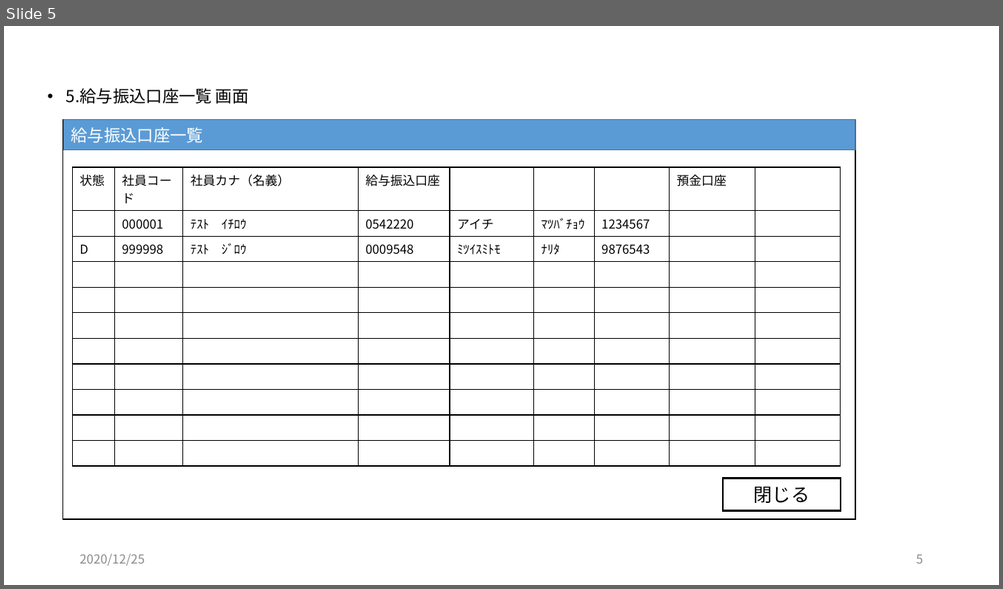
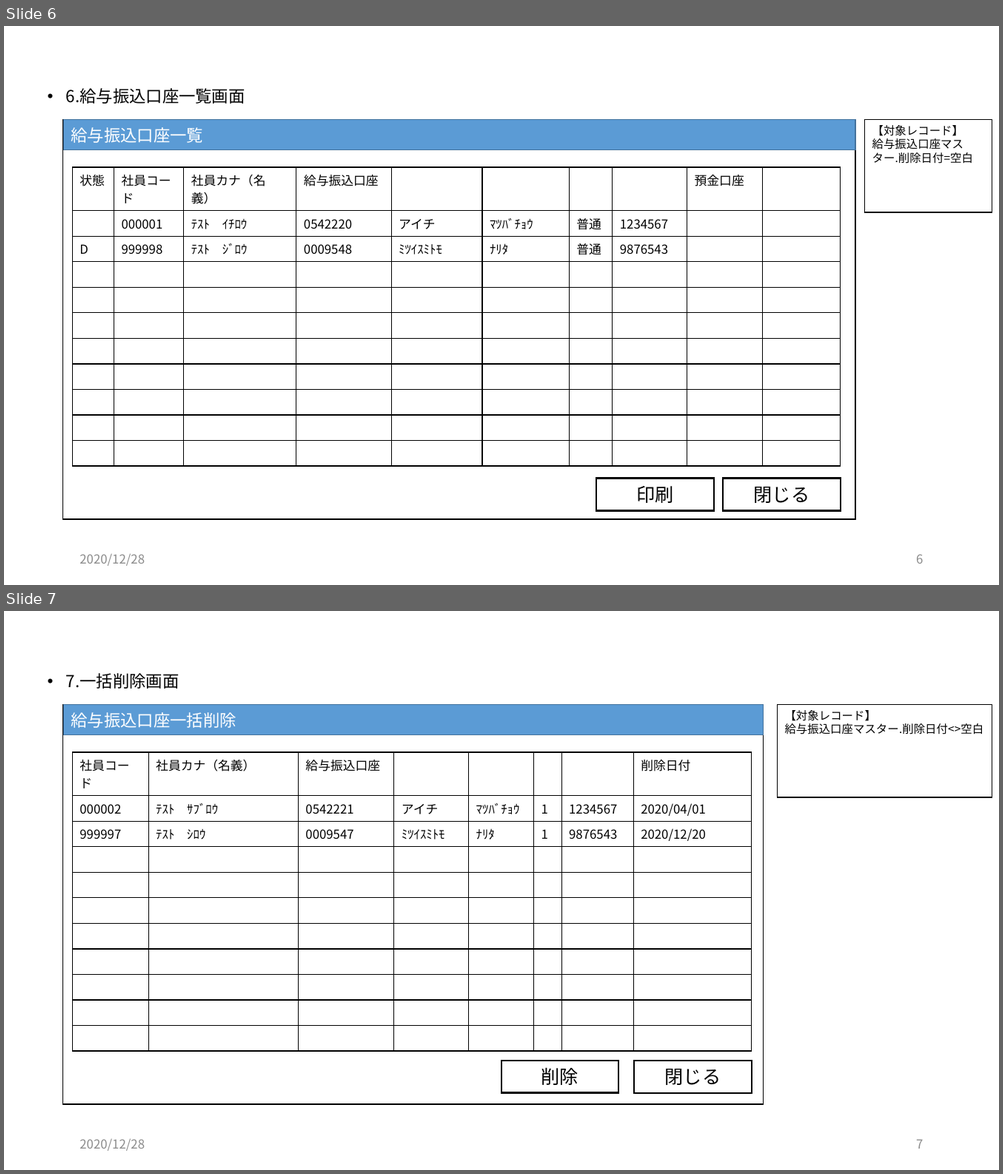
Before and after one commit to zaimuVB/zaimu, a slide deck: Doc/2.UI/経理DB/画面イメージ（経理DB）.pptx. Shown one above the other, each under a label of ours: slide 5 before the commit, slides 6 and 7 after it. The pictures are 1003x589 and 1003x1174 pixels, drawn with LibreOffice and Linux fonts; fonts in the diff are those of the drawing. Boxes give left, top, right and bottom in pixels: in the first picture for what was removed or moved away, otherwise in the second. Text is boxed around its words. In the diff, an @@ line names an element or a change of style, - is before the commit and + after.

```diff
--- a/Doc/2.UI/経理DB/画面イメージ（経理DB）.pptx
+++ b/Doc/2.UI/経理DB/画面イメージ（経理DB）.pptx
@@ slide 7 added at box(4, 611, 999, 1170), background #FFFFFF @@
@@ text added at box(66, 673, 179, 689), 16 pt, text #000000 @@
+• 7.一括削除画面
@@ rectangle added at box(63, 705, 762, 1105), outline #000000 1 pt @@
@@ rectangle added at box(64, 705, 762, 735), fill #5B9BD5, outline #43739E 1 pt, 16 pt, text #FFFFFF @@
+給与振込口座一括削除
@@ rectangle added at box(777, 705, 992, 797), outline #000000 1 pt, 11 pt, text #000000 @@
+【対象レコード】
+給与振込口座マスター.削除日付<>空白
@@ table added at box(73, 752, 751, 1031), 11 rows, 8 columns @@
+社員コード | 社員カナ（名義） | 給与振込口座 |  |  |  |  | 削除日付
+000002 | ﾃｽﾄ ｻﾌﾞﾛｳ | 0542221 | アイチ | ﾏﾂﾊﾞﾁｮｳ | 1 | 1234567 | 2020/04/01
+999997 | ﾃｽﾄ ｼﾛｳ | 0009547 | ﾐﾂｲｽﾐﾄﾓ | ﾅﾘﾀ | 1 | 9876543 | 2020/12/20
+ |  |  |  |  |  |  | 
+ |  |  |  |  |  |  | 
+ |  |  |  |  |  |  | 
+ |  |  |  |  |  |  | 
+ |  |  |  |  |  |  | 
+ |  |  |  |  |  |  | 
+ |  |  |  |  |  |  | 
+ |  |  |  |  |  |  | 
@@ rectangle added at box(501, 1061, 618, 1093), outline #000000 1.5 pt, 18 pt, text #000000 @@
+削除
@@ rectangle added at box(634, 1061, 751, 1093), outline #000000 1.5 pt, 18 pt, text #000000 @@
+閉じる
@@ text added at box(79, 1139, 145, 1151), 12 pt, text #8C8C8C @@
+2020/12/28
@@ page number added at box(916, 1140, 922, 1149), 12 pt, text #8C8C8C @@
+7
@@ what was slide 5 is now slide 6 @@
@@ slide 6 changed as well @@
@@ text at box(66, 88, 245, 104): text changed @@
-• 5.給与振込口座一覧 画面
+• 6.給与振込口座一覧画面
@@ rectangle added at box(865, 120, 992, 212), outline #000000 1 pt, 11 pt, text #000000 @@
+【対象レコード】
+給与振込口座マスター.削除日付=空白
@@ table at box(73, 167, 840, 446) @@
+column 7:  | 普通 | 普通 |  |  |  |  |  |  |  | 
@@ rectangle added at box(597, 479, 714, 511), outline #000000 1.5 pt, 18 pt, text #000000 @@
+印刷
@@ text at box(79, 554, 145, 566): text changed @@
-2020/12/25
+2020/12/28
@@ page number at box(916, 554, 922, 564): text changed @@
-5
+6
```
Also in this commit, not shown: 4 other slides changed, 1 other slide added, 2 other files.
